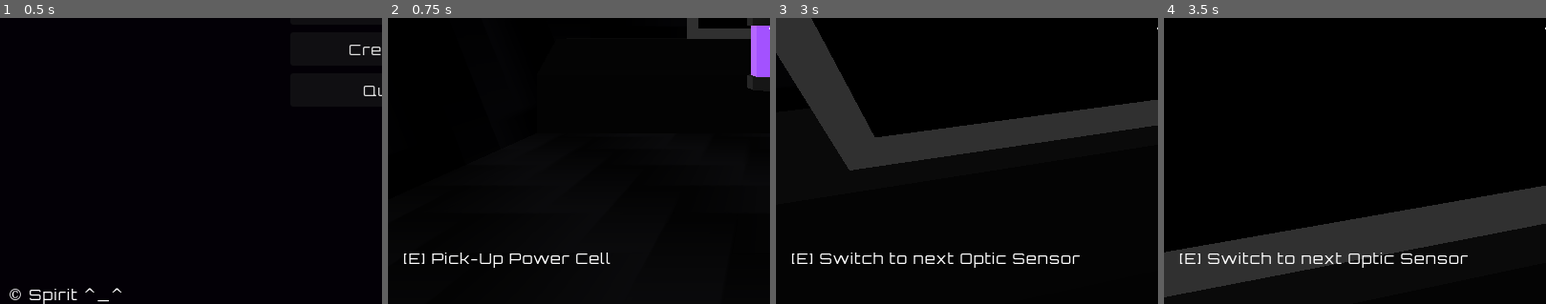
Above: before the commit, frames 1-4 (left to right).
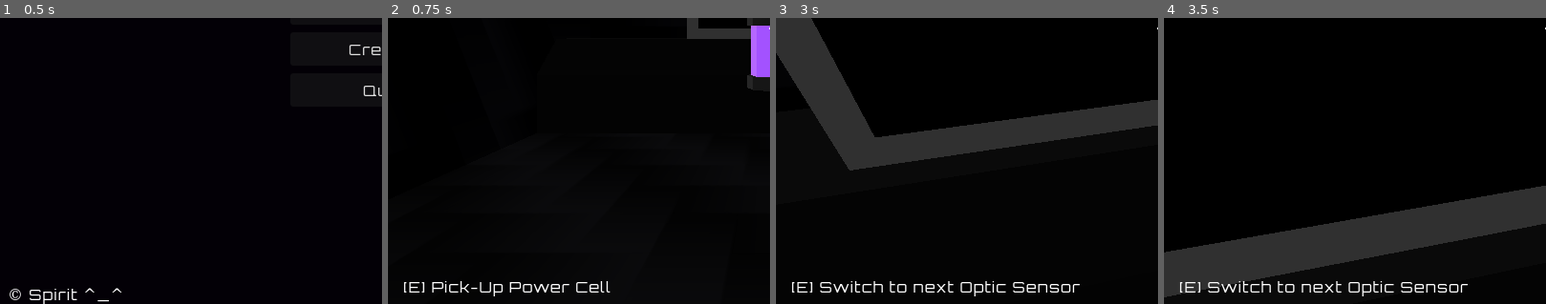
Above: after the commit, the same moments.

Repository: amr-engineer/void-ship
Game: Godot game, scene res://menus/main.tscn
Same seed, same stepped clock (60 frames per second), same inputs: the game is played once before the commit and once after it.
Inputs (mouse positions are % of the whole screen's width and height, from its top left):
- Up to frame 1 (0.5 s): no input
- Up to frame 2 (0.75 s): click "Start" at 0.5 s
- Up to frame 3 (3 s): move the mouse to (55, 50) at 1.27 s; hold E (interact) 1.28-2.03 s; hold W (move_forward) from 1.28 s (still down); tap Space (jump) at 1.52, 2.27 s; move the mouse to (45, 50) at 2.02 s; right-click (45, 50) at 2.1 s; tap E (interact) at 2.3 s; move the mouse to (52, 48) at 2.77 s; hold E (interact) from 2.78 s (still down)
- Up to frame 4 (3.5 s): keep holding W (move_forward); keep holding E (interact)
The pictures show only the part of the screen within x 0-50%, y 48-98%; the shares and areas given below are measured in that part.

Frame 1 is identical in both runs. In frame 2, 1.7% of the frame differs, in the area x 4-59%, y 82-98%; in frame 3, 2.3%, in the area x 4-80%, y 82-98%; in frame 4, 2.3%.

Commit message:
only append new line when needed

Diff:
--- a/player/player.gd
+++ b/player/player.gd
@@ -103,10 +103,10 @@
 	$UI/info.text = ""
 	if interact_ray.is_colliding():
 		var collider = interact_ray.get_collider()
-		if collider.has_method("get_interact_info"): $UI/info.text += str(collider.get_interact_info()) + "\n"
+		if collider.has_method("get_interact_info"): $UI/info.text += str(collider.get_interact_info())
 
 	var item_in_hand := hand.get_node_or_null(hand.remote_path)
-	if item_in_hand && item_in_hand.has_method("get_input_info"): $UI/info.text += str(item_in_hand.get_input_info())
+	if item_in_hand && item_in_hand.has_method("get_input_info"): $UI/info.text += "\n" + str(item_in_hand.get_input_info())
 
 
 
